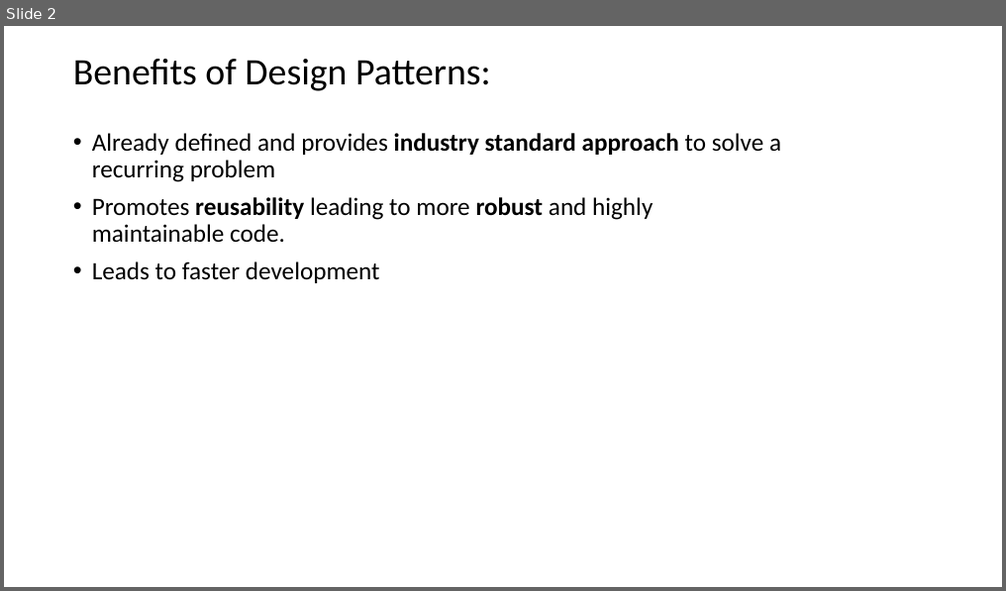
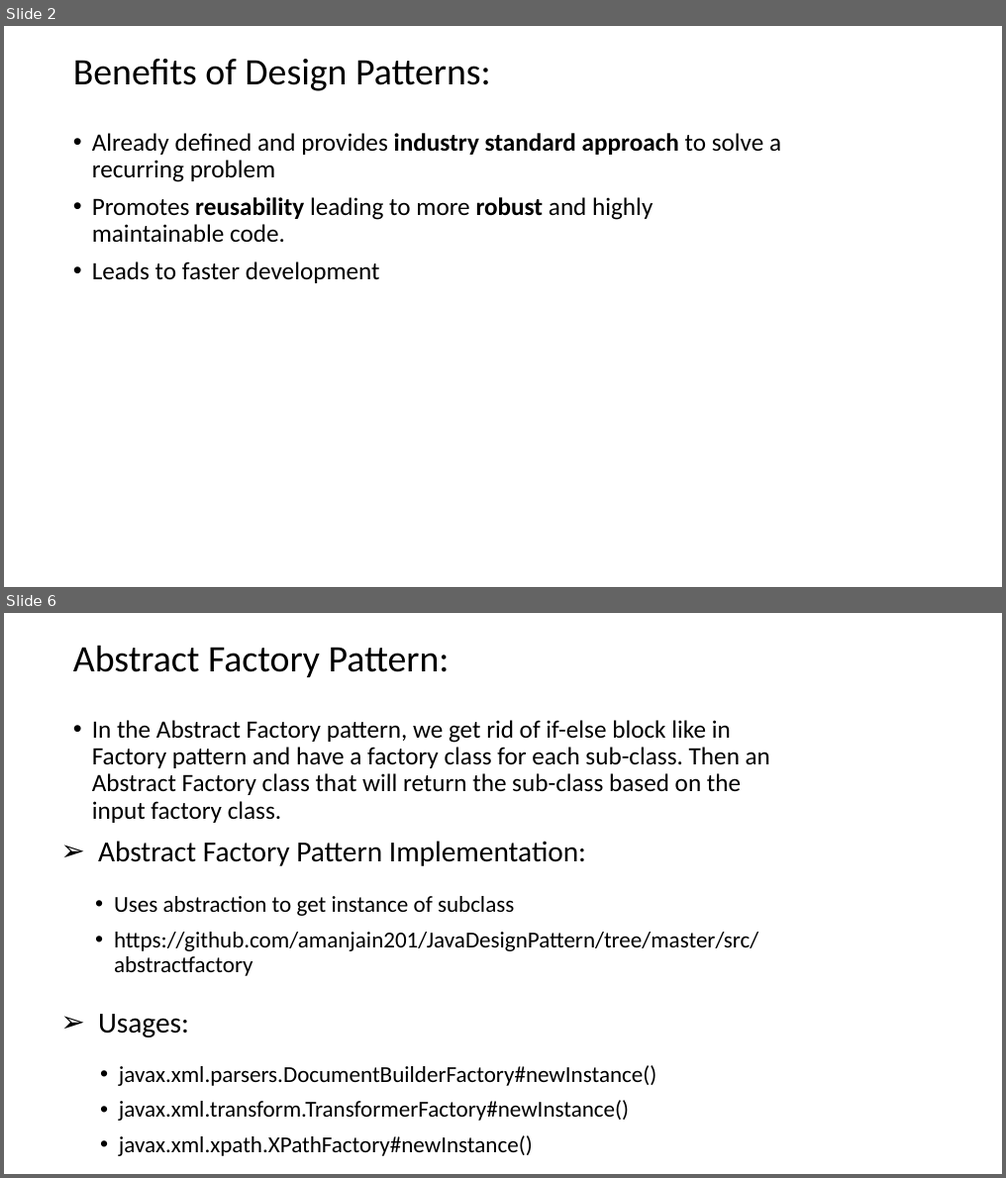
Before and after one commit to amanjain201/JavaDesignPattern, a slide deck: DesignPatterns.pptx. Shown one above the other, each under a label of ours: slide 2 before the commit, slides 2 and 6 after it; the slides between them are not shown. The pictures are 1006x591 and 1006x1178 pixels, drawn with LibreOffice and Linux fonts; fonts in the diff are those of the drawing. Boxes give left, top, right and bottom in pixels: in the first picture for what was removed or moved away, otherwise in the second. Text is boxed around its words. In the diff, an @@ line names an element or a change of style, - is before the commit and + after.

```diff
--- a/DesignPatterns.pptx
+++ b/DesignPatterns.pptx
@@ slide 6 added at (4, 613, 1002, 1174), background #FFFFFF @@
@@ title added at (73, 645, 450, 677), 36 pt, text #000000 @@
+Abstract Factory Pattern:
@@ text added at (92, 720, 770, 823), 24 pt, text #000000 @@
+• In the Abstract Factory pattern, we get rid of if-else block like in Factory pattern and have a factory class for each sub-class. Then an Abstract Factory class that will return the sub-class based on the input factory class.
@@ text added at (98, 841, 586, 866), 28 pt, text #000000 @@
+➢ Abstract Factory Pattern Implementation:
@@ text added at (114, 896, 758, 976), 22 pt, text #000000 @@
+• Uses abstraction to get instance of subclass
+• https://github.com/amanjain201/JavaDesignPattern/tree/master/src/abstractfactory
@@ text added at (98, 1014, 189, 1038), 28 pt, text #000000 @@
+➢ Usages:
@@ text added at (119, 1065, 656, 1157), 22 pt, text #000000 @@
+• javax.xml.parsers.DocumentBuilderFactory#newInstance()
+• javax.xml.transform.TransformerFactory#newInstance()
+• javax.xml.xpath.XPathFactory#newInstance()
```
Also in this commit, not shown: 2 slides changed, 10 other slides added, 1 slide removed, 2 other files.
